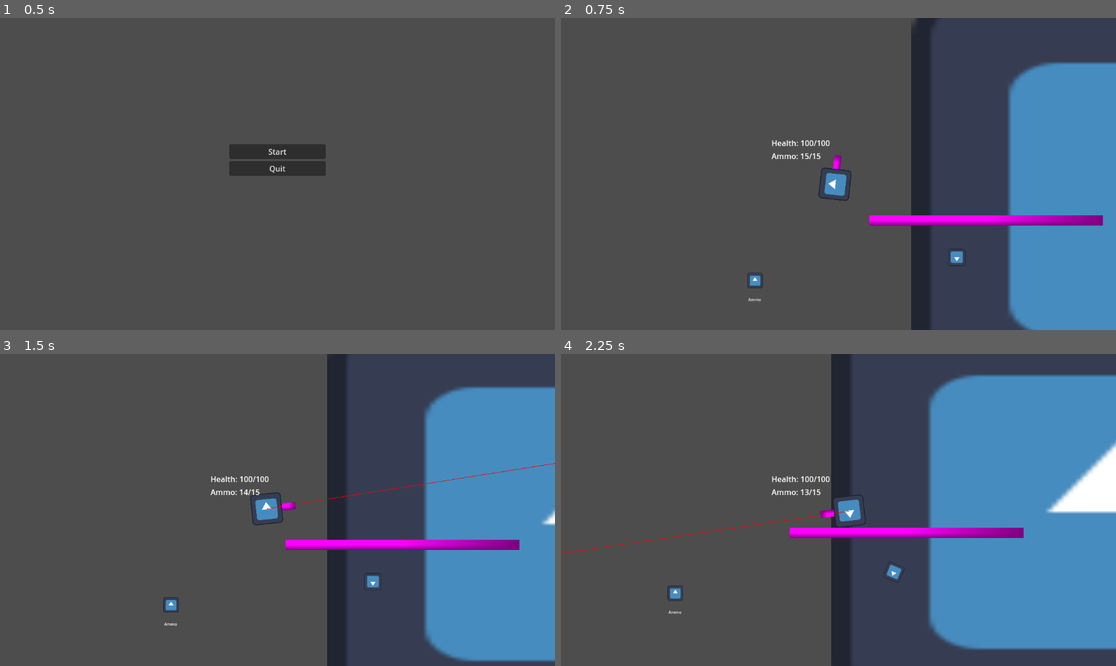
Above: before the commit, frames 1-4 (two rows, left to right).
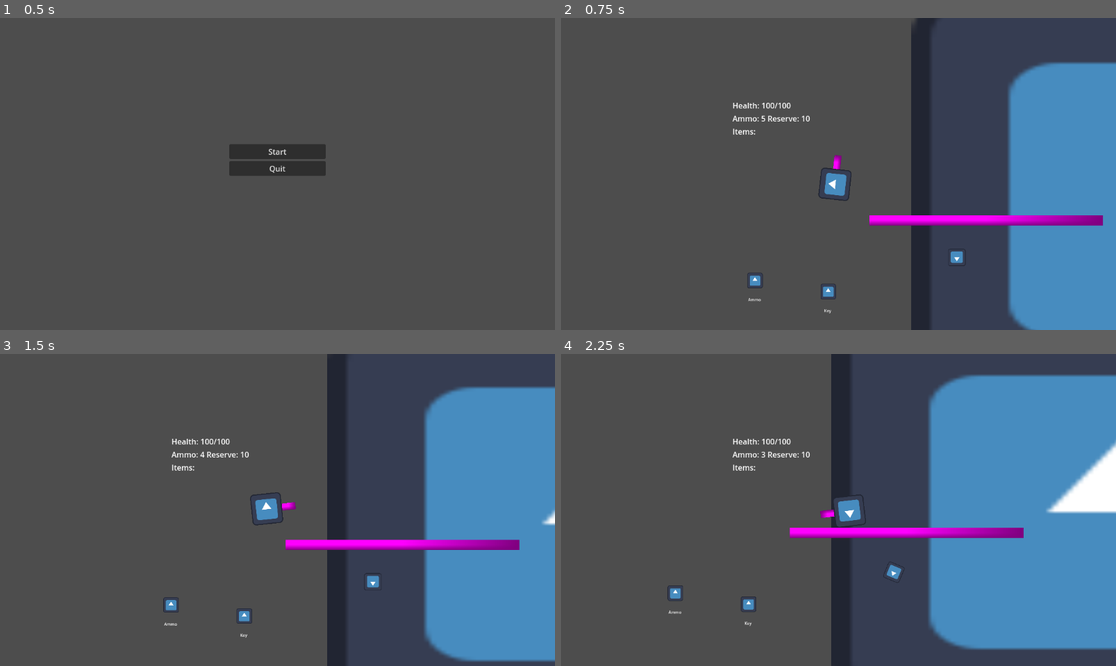
Above: after the commit, the same moments.

Repository: beabadoobee300/gmtk-2025
Game: Godot game, scene res://scenes/main.tscn
Same seed, same stepped clock (60 frames per second), same inputs: the game is played once before the commit and once after it. The engine's default icon, where the game draws it, is replaced by a stand-in: a white triangle on a blue panel in a dark square.
Inputs (mouse positions are in pixels of both pictures, inside the frame that each line leads up to):
- Up to frame 1 (0.5 s): no input
- Up to frame 2 (0.75 s): click "Start" at 0.5 s
- Up to frame 3 (1.5 s): tap Enter at 1.25 s; move the mouse to (399, 494) at 1.27 s; press the mouse at (399, 494) at 1.28 s; hold D (right) from 1.28 s (still down)
- Up to frame 4 (2.25 s): move the mouse to (727, 525) at 2.02 s; release D (right) at 2.03 s; release the mouse at (727, 525) at 2.03 s; hold Down (down) from 2.03 s (still down); click (727, 525) at 2.1 s

Frame 1 is identical in both runs. In frame 2, 0.6% of the frame differs, in the area x 30-50%, y 27-95%; in frame 3, 0.7%, in the area x 30-100%, y 27-91%; in frame 4, 0.7%.

Commit message:
gun better

Diff:
--- a/project.godot
+++ b/project.godot
@@ -18,6 +18,12 @@
 [display]
 
 window/vsync/vsync_mode=0
+
+[global_group]
+
+collectable=""
+player=""
+enemies=""
 
 [input]
 
--- a/scenes/collectable.tscn
+++ b/scenes/collectable.tscn
@@ -6,7 +6,7 @@
 [sub_resource type="CircleShape2D" id="CircleShape2D_llfh3"]
 radius = 2.375
 
-[node name="Collectable" type="Area2D"]
+[node name="Collectable" type="Area2D" groups=["collectable"]]
 script = ExtResource("1_llfh3")
 
 [node name="CollisionShape2D" type="CollisionShape2D" parent="."]
--- a/scenes/enemy.tscn
+++ b/scenes/enemy.tscn
@@ -1,7 +1,7 @@
 [gd_scene load_steps=5 format=3 uid="uid://dflojfero2vs0"]
 
 [ext_resource type="Texture2D" uid="uid://b7jpg6lh65cui" path="res://icon.svg" id="1_7p1mj"]
-[ext_resource type="Script" uid="uid://dnptbj4etpkaj" path="res://scenes/enemy.gd" id="1_md0e3"]
+[ext_resource type="Script" uid="uid://dnptbj4etpkaj" path="res://scripts/enemy.gd" id="1_md0e3"]
 
 [sub_resource type="RectangleShape2D" id="RectangleShape2D_md0e3"]
 size = Vector2(34, 34)
--- a/scenes/game.tscn
+++ b/scenes/game.tscn
@@ -12,7 +12,7 @@
 [node name="Game" type="Node2D"]
 script = ExtResource("1_uwrxv")
 
-[node name="Player" parent="." node_paths=PackedStringArray("respawn_points") groups=["player"] instance=ExtResource("2_yqjtg")]
+[node name="Player" parent="." node_paths=PackedStringArray("respawn_points") instance=ExtResource("2_yqjtg")]
 respawn_points = [NodePath("../Respawn")]
 enemy_scene = ExtResource("5_iywne")
 
@@ -30,8 +30,13 @@
 [node name="Environment" parent="." instance=ExtResource("6_p57ef")]
 position = Vector2(28, 13)
 
-[node name="Collectable" parent="." instance=ExtResource("7_u5sy4")]
+[node name="ammo" parent="." instance=ExtResource("7_u5sy4")]
 position = Vector2(-166, 200)
+item_name = "Ammo"
 
 [node name="hud" parent="." instance=ExtResource("8_gee14")]
 unique_name_in_owner = true
+
+[node name="key" parent="." instance=ExtResource("7_u5sy4")]
+position = Vector2(-14, 223)
+item_name = "Key"
--- a/scenes/hud.gd
+++ b/scenes/hud.gd
@@ -7,5 +7,5 @@
 func _on_health_updated(value):
 	$VBoxContainer/health.text = "Health: %d/100" % value
 
-func _on_ammo_updated(value):
-	$VBoxContainer/ammo.text = "Ammo: %d/15" % value
+func _on_ammo_updated(current_magazine : int, current_reserve : int):
+	$VBoxContainer/ammo.text = "Ammo: %d Reserve: %d" % [current_magazine, current_reserve]
--- a/scenes/hud.tscn
+++ b/scenes/hud.tscn
@@ -6,10 +6,10 @@
 script = ExtResource("1_ahhtf")
 
 [node name="VBoxContainer" type="VBoxContainer" parent="."]
-offset_left = 437.0
-offset_top = 248.0
-offset_right = 497.0
-offset_bottom = 298.0
+offset_left = 356.0
+offset_top = 170.0
+offset_right = 416.0
+offset_bottom = 273.0
 
 [node name="health" type="Label" parent="VBoxContainer"]
 layout_mode = 2
@@ -18,3 +18,8 @@
 [node name="ammo" type="Label" parent="VBoxContainer"]
 layout_mode = 2
 text = "Ammo: "
+
+[node name="items" type="Label" parent="VBoxContainer"]
+layout_mode = 2
+text = "Items:
+"
--- a/scenes/player.tscn
+++ b/scenes/player.tscn
@@ -13,7 +13,7 @@
 [sub_resource type="RectangleShape2D" id="RectangleShape2D_qlg0r"]
 size = Vector2(42.2524, 43.0376)
 
-[node name="Player" type="CharacterBody2D"]
+[node name="Player" type="CharacterBody2D" groups=["player"]]
 script = ExtResource("3_dqkch")
 
 [node name="CollisionShape2D" type="CollisionShape2D" parent="."]
--- a/scripts/collectable.gd
+++ b/scripts/collectable.gd
@@ -7,8 +7,9 @@
 @export var respawn_time := 0.0 # 0 means don't respawn
 
 # Custom signal for collection
-signal collected(item_name, item_value)
-@export var item_name := "Ammo"  # Text to display
+signal collected(item_name)
+
+@export var item_name := collectable_name  # Text to display
 @export var show_name := true    # Toggle visibility
 
 func _ready():
@@ -23,10 +24,11 @@
 
 func _on_body_entered(body):
 	if body.is_in_group("player"): # Or whatever your player group is
-		emit_signal("collected", collectable_name, value)
 		handle_collection()
 
+
 func handle_collection():
+	emit_signal("collected", item_name)
 	if disappear_on_collect:
 		visible = false
 		$CollisionShape2D.set_deferred("disabled", true)
--- a/scripts/game.gd
+++ b/scripts/game.gd
@@ -1,11 +1,38 @@
 extends Node2D
 
+var collected_items = []  # Array to store collected items
+
+var inventory = {
+	"keys": 0,
+	"ammo": 0,
+	"items": []
+}
 func _input(event):
-
 	if event.is_action_pressed("ui_cancel"):
-		# escape key
-		end_game();
-
+		# Print all collected items when game ends
+		print("Final collection: ", collected_items)
+		end_game()
 
 func end_game():
-	get_tree().change_scene_to_file("res://scenes/main.tscn");
+	get_tree().change_scene_to_file("res://scenes/main.tscn")
+
+func _ready():
+	# Connect to all collectables in group
+	for collectable in get_tree().get_nodes_in_group("collectable"):
+		collectable.connect("collected", _on_collected)
+
+func collect_ammo(n):
+	print("j")
+	$Player/gun.collect_ammo(n)
+	return
+func _on_collected(collect):
+	print("game collected %s" % collect)
+	inventory["items"].append(collect)
+
+	match collect:
+		"Key":
+			inventory["keys"] += 1
+		"Ammo":
+			collect_ammo(5)
+		"health_potion":
+			inventory["health_potions"] = inventory.get("health_potions", 0) + 1
--- a/scripts/gameState.gd
+++ /dev/null
@@ -1 +0,0 @@
-extends Node
--- a/scripts/gun.gd
+++ b/scripts/gun.gd
@@ -1,92 +1,93 @@
 extends Node2D
 
-# Gun settings
+# Weapon Configuration
 @export var damage := 15
 @export var max_distance := 700
 @export var fire_rate := 0.2
 @export var slow_duration := 0.3
 @export var automatic := false
-@export var ammo := 15
-@export var max_ammo := 15
+@export var magazine_size := 5
 @export var reload_time := 1.5
 @export var enemy: PackedScene
 
-# Debug settings
+# Debug Visualization
 @export var show_raycast := true
 @export var raycast_color := Color(1, 0, 0)
 @export var raycast_duration := 0.1
 
-# Spread settings
+# Spread Mechanics
 @export var base_spread_angle := 5.0
 @export var max_spread_angle := 10.0
 @export var spread_decay_rate := 5.0
 @export var spread_increase_per_shot := 1.0
 
-var current_spread := 8.0
+# Internal State
+var current_magazine := 0
+var current_reserve := 0
+var is_reloading := false
+var can_shoot := true
+var cooldown_timer := 0.0
+var reload_timer := 0.0
+var current_spread := 0.0
 var last_bullet_angle := 0.0
 var time_since_last_shot := 0.0
 
-# State
-var can_shoot := true
-var is_reloading := false
-var current_ammo := ammo
-var cooldown_timer := 0.0
-var reload_timer := 0.0
-
 func _ready():
-	current_ammo = ammo
+	# Initialize ammo - 5 in magazine, 10 in reserve (15 total starting)
+	current_magazine = magazine_size
+	current_reserve = 10  # Starting reserve ammo
+	print("Weapon ready. Ammo: %d/%d" % [current_magazine, current_reserve])
 
 func _process(delta):
-	# Handle cooldown
+	# Handle cooldown between shots
 	if cooldown_timer > 0:
 		cooldown_timer -= delta
 
-	# Handle reload
+	# Handle reload progress
 	if is_reloading:
 		reload_timer -= delta
 		if reload_timer <= 0:
 			finish_reload()
 
-	# Handle spread decay
+	# Spread decay over time
 	time_since_last_shot += delta
 	if time_since_last_shot > fire_rate * 2:
 		current_spread = move_toward(current_spread, 0, spread_decay_rate * delta)
 
-	# Always face mouse
+	# Face toward mouse cursor
 	look_at(get_global_mouse_position())
 
+	# Debug raycast drawing
 	if show_raycast:
 		queue_redraw()
-
-func _draw():
-	if show_raycast and cooldown_timer > 0:
-		var direction = (get_global_mouse_position() - global_position).normalized()
-		var spread_rotation = direction.rotated(deg_to_rad(last_bullet_angle))
-		var end_point = global_position + spread_rotation * max_distance
-		draw_line(Vector2.ZERO, to_local(end_point), raycast_color, 1.0)
 
 func shoot():
 	if not can_shoot or is_reloading or cooldown_timer > 0:
 		return
-	if current_ammo <= 0:
-		print("out of ammo")
+
+	# Check ammo status
+	if current_magazine <= 0:
+		if current_reserve > 0:
+			reload()
+		else:
+			print("Out of ammo!")
 		return
 
-	current_ammo -= 1
+	# Deduce ammo and start cooldown
+	current_magazine -= 1
 	cooldown_timer = fire_rate
 	time_since_last_shot = 0.0
 
-	# Calculate base direction to mouse
+
+	# Calculate bullet spread
 	var mouse_direction = (get_global_mouse_position() - global_position).normalized()
 	var base_angle = mouse_direction.angle()
-
-	# Apply random spread
 	last_bullet_angle = randf_range(-current_spread, current_spread)
 	var spread_angle = base_angle + deg_to_rad(last_bullet_angle)
 	var spread_direction = Vector2.RIGHT.rotated(spread_angle)
 
 	# Increase spread
-	#current_spread = clamp(current_spread + spread_increase_per_shot, base_spread_angle, max_spread_angle)
+	current_spread = clamp(current_spread + spread_increase_per_shot, base_spread_angle, max_spread_angle)
 
 	# Visual effects
 	if get_parent().has_method("set_shooting_state"):
@@ -98,7 +99,7 @@
 				get_parent().set_shooting_state(false)
 	)
 
-	# Raycast
+	# Raycast for hit detection
 	var end_point = global_position + spread_direction * max_distance
 	var space_state = get_world_2d().direct_space_state
 	var query = PhysicsRayQueryParameters2D.create(global_position, end_point)
@@ -113,15 +114,30 @@
 			result.collider.take_damage(damage)
 
 
+	print("Fired! Ammo: %d/%d" % [current_magazine, current_reserve])
+
+	# Auto-reload when magazine is empty
+	if current_magazine <= 0 and current_reserve > 0:
+		reload()
+
 func reload():
-	if is_reloading or current_ammo == ammo:
+	if is_reloading or current_magazine == magazine_size or current_reserve <= 0:
 		return
+
 	is_reloading = true
 	reload_timer = reload_time
+	print("Reloading...")
 
 func finish_reload():
-	var ammo_needed = ammo - current_ammo
-	var ammo_available = min(max_ammo, ammo_needed)
-	current_ammo += ammo_available
-	max_ammo -= ammo_available
+	var ammo_needed = magazine_size - current_magazine
+	var ammo_to_take = min(ammo_needed, current_reserve)
+
+	current_magazine += ammo_to_take
+	current_reserve -= ammo_to_take
 	is_reloading = false
+
+	print("Reload complete. Ammo: %d/%d" % [current_magazine, current_reserve])
+
+func collect_ammo(amount: int):
+	current_reserve += amount  # Simply add to reserve with no cap
+	print("Collected %d ammo. Total: %d/%d" % [amount, current_magazine, current_reserve])
--- a/scripts/player.gd
+++ b/scripts/player.gd
@@ -54,7 +54,7 @@
 
 func update_labels():
 	emit_signal("health_updated", current_health)
-	emit_signal("ammo_updated", gun.current_ammo)
+	emit_signal("ammo_updated", gun.current_magazine, gun.current_reserve)
 
 func _process(delta):
 	if shooting and !is_dead:
Renamed: scenes/enemy.gd -> scripts/enemy.gd
Renamed: scenes/enemy.gd.uid -> scripts/enemy.gd.uid
Not shown, removed: scripts/gameState.gd.uid
